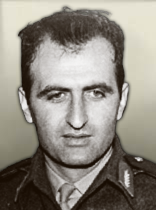
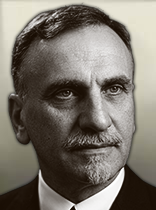
Revision of a layered 156×210 image; what changed, layer by layer:
renamed "image_2025-08-28_205413464-removebg-preview" to "image_2026-04-01_182310231-Photoroom", painted on it over [0, 2, 156, 210]
